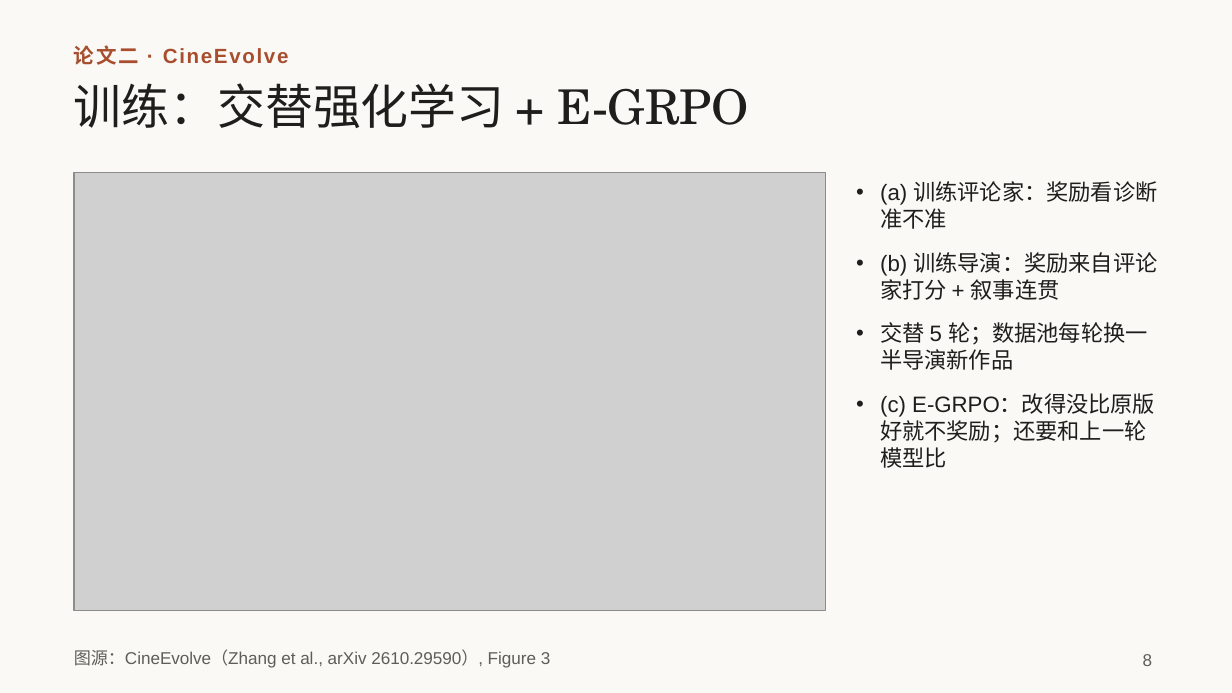
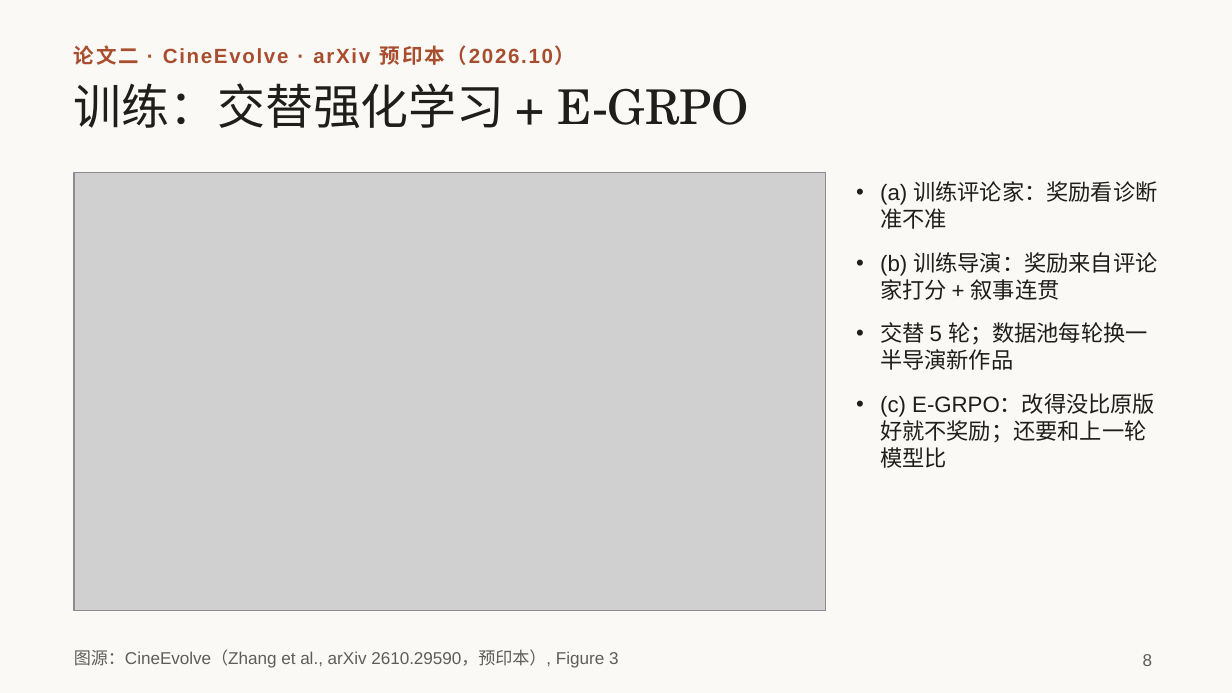
Before and after one commit to irving-2222/ICML, a slide deck: slide 8 of talk/研究分享_从多智能体协作到自进化.pptx. Drawn at 1232x693 pixels with LibreOffice and Linux fonts; fonts in the diff are those of the drawing; grey boxes stand for pictures. Boxes give left, top, right and bottom in pixels: in the first picture for what was removed or moved away, otherwise in the second. Text is boxed around its words. In the diff, an @@ line names an element or a change of style, - is before the commit and + after.

```diff
--- a/talk/研究分享_从多智能体协作到自进化.pptx
+++ b/talk/研究分享_从多智能体协作到自进化.pptx
@@ text at (74,45,576,65): text changed @@
-论文二 · CineEvolve
+论文二 · CineEvolve · arXiv 预印本（2026.10）
@@ text at (74,649,619,668): text changed @@
-图源：CineEvolve（Zhang et al., arXiv 2610.29590）, Figure 3
+图源：CineEvolve（Zhang et al., arXiv 2610.29590，预印本）, Figure 3
```
Also in this commit, not shown: 6 other slides changed.
